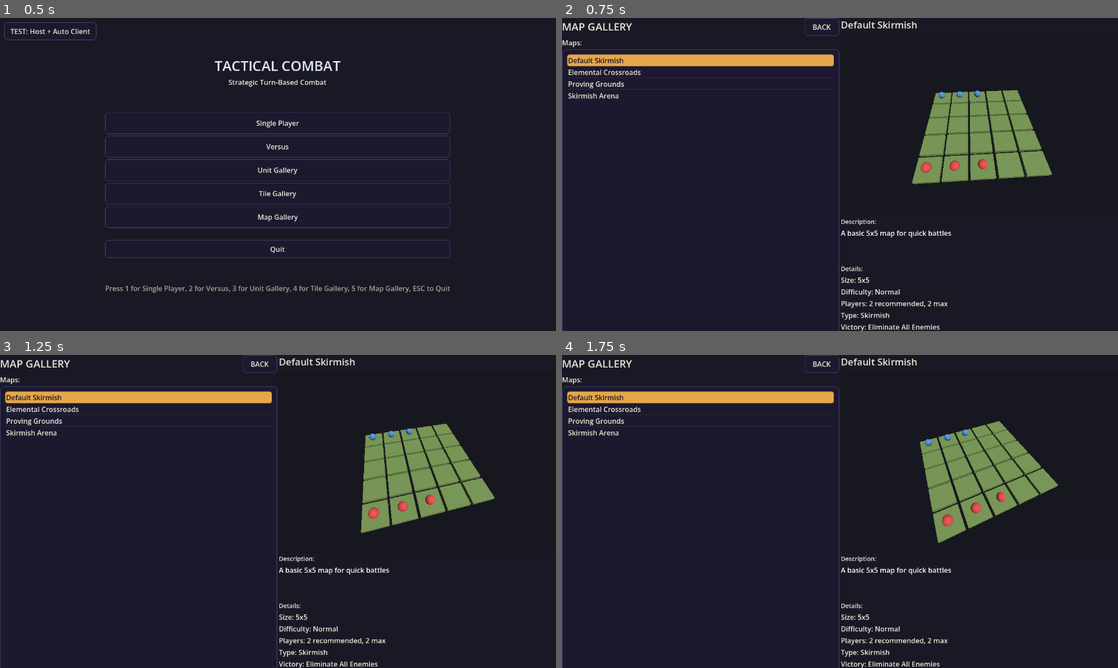
Above: before the commit, frames 1-4 (two rows, left to right).
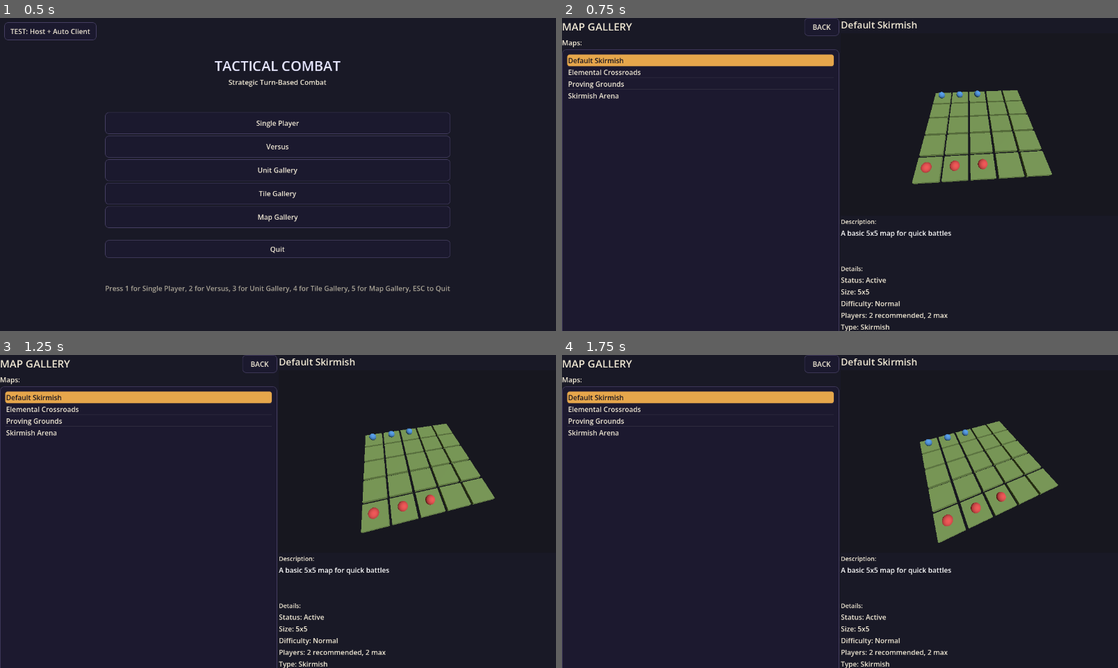
Above: after the commit, the same moments.

Repository: K-ennethA/Conquest
Game: Godot game, scene res://menus/MainMenu.tscn
The game is run twice, just before and just after one commit, with the same random seed, the same clock (stepped at 60 frames per second) and the same inputs.
Inputs (mouse positions are in pixels of both pictures, inside the frame that each line leads up to):
- Up to frame 1 (0.5 s): no input
- Up to frame 2 (0.75 s): click "Map Gallery" at 0.5 s
- Up to frame 3 (1.25 s): no input
- Up to frame 4 (1.75 s): tap Enter (ui_accept) at 1.25, 1.52 s; move the mouse to (962, 495) at 1.27 s; hold Right (ui_right) from 1.28 s (still down); hold Shift from 1.28 s (still down); click (962, 495) at 1.42 s

Frame 1 is identical in both runs. In frame 2, 0.7% of the frame differs, in the area x 50-70%, y 82-100%; in frame 3, 0.7%; in frame 4, 0.7%.

Commit message:
feat(maps): Active/Inactive status so work-in-progress maps can be saved
Saving previously demanded a fully playable map, so a half-built one could not
be stored at all. Maps now carry a status:

- MapResource.status ("Active" / "Inactive") + is_active(). Defaults to Active
  so maps authored before this field keep appearing in menus.
- MapLoader.get_available_maps() now returns only Active maps, so drafts stay
  out of every player-facing selection screen (they all route through it).
  Authoring tools pass include_drafts = true -- the Map Creator's load dialog
  does, so you can reopen your own drafts.
- Map Creator: a Status selector; new maps start Inactive. Saving a draft skips
  the playability check entirely; switching to Active requires the map to
  actually be playable and says so if it is not.
- Map Gallery still shows drafts (handy for reviewing WIP in 3D) but flags them
  with a "[Draft]" prefix and a Status row.

Verified: a draft map saves, is excluded from Map Selection (4 of 5 listed) and
shown labeled in the Gallery (5 of 5).

Co-Authored-By: Claude Opus 4.8 <noreply@anthropic.com>

Diff:
--- a/game/maps/MapLoader.gd
+++ b/game/maps/MapLoader.gd
@@ -365,8 +365,14 @@
 	map_load_failed.emit(error_message)
 
 # Static helper functions for map management
-static func get_available_maps() -> Array[String]:
-	"""Get list of available map files"""
+static func get_available_maps(include_drafts: bool = false) -> Array[String]:
+	"""Get list of available map files.
+
+	By default this returns only maps whose status is "Active" -- work-in-progress
+	drafts (status "Inactive") are saved and loadable but kept out of the
+	player-facing selection screens. Pass include_drafts = true for authoring
+	tools (e.g. the Map Creator's load dialog) that should see everything.
+	"""
 	var maps: Array[String] = []
 	var dir = DirAccess.open("res://game/maps/resources/")
 
@@ -376,12 +382,25 @@
 
 		while file_name != "":
 			if file_name.ends_with(".tres") and not file_name.begins_with("."):
-				maps.append("res://game/maps/resources/" + file_name)
+				var map_path: String = "res://game/maps/resources/" + file_name
+				if include_drafts or _is_active_map(map_path):
+					maps.append(map_path)
 			file_name = dir.get_next()
 
 		dir.list_dir_end()
 
 	return maps
+
+
+## Load just enough of a map to decide whether it is player-facing. A file that
+## fails to load is treated as inactive rather than crashing the menus.
+static func _is_active_map(map_path: String) -> bool:
+	if not ResourceLoader.exists(map_path):
+		return false
+	var res = load(map_path)
+	if res is MapResource:
+		return (res as MapResource).is_active()
+	return false
 
 static func create_default_map() -> MapResource:
 	"""Create a default 5x5 map for testing"""
--- a/game/maps/resources/MapResource.gd
+++ b/game/maps/resources/MapResource.gd
@@ -9,6 +9,12 @@
 @export var description: String = ""
 @export var author: String = ""
 @export var version: String = "1.0"
+
+## Publication state. "Active" maps are offered to players in the map-selection
+## screens; "Inactive" ones are work-in-progress drafts that save freely but stay
+## out of the player-facing lists (see [method MapLoader.get_available_maps]).
+## Defaults to "Active" so maps authored before this field existed keep showing up.
+@export_enum("Active", "Inactive") var status: String = "Active"
 
 # Map Dimensions
 @export var width: int = 5
@@ -196,6 +202,12 @@
 		"issues": issues,
 		"warnings": warnings
 	}
+
+## True when this map should be offered to players. Inactive maps are drafts:
+## they save and load normally but are filtered out of map-selection lists.
+func is_active() -> bool:
+	return status != "Inactive"
+
 
 func get_display_info() -> Dictionary:
 	"""Get formatted info for UI display"""
--- a/menus/MapGallery.gd
+++ b/menus/MapGallery.gd
@@ -236,6 +236,10 @@
 		var display_text := map_res.map_name
 		if display_text.is_empty():
 			display_text = "(Unnamed Map)"
+		# Drafts are shown here (handy for reviewing work in progress in 3D) but
+		# flagged, since the in-game selection screens hide them.
+		if not map_res.is_active():
+			display_text = "[Draft] " + display_text
 		map_list.add_item(display_text)
 
 	if map_list.get_item_count() == 0:
@@ -272,6 +276,7 @@
 
 	var victory := ", ".join(map_res.victory_conditions) if not map_res.victory_conditions.is_empty() else "None"
 	var rows := [
+		["Status", map_res.status if map_res.is_active() else map_res.status + " (draft - not in map selection)"],
 		["Size", str(map_res.width) + "x" + str(map_res.height)],
 		["Difficulty", map_res.difficulty],
 		["Players", str(map_res.recommended_players) + " recommended, " + str(map_res.max_players) + " max"],
Not shown, changed: addons/map_creator/map_creator_dialog.gd
Not shown, changed: addons/map_creator/map_creator_dock.gd
